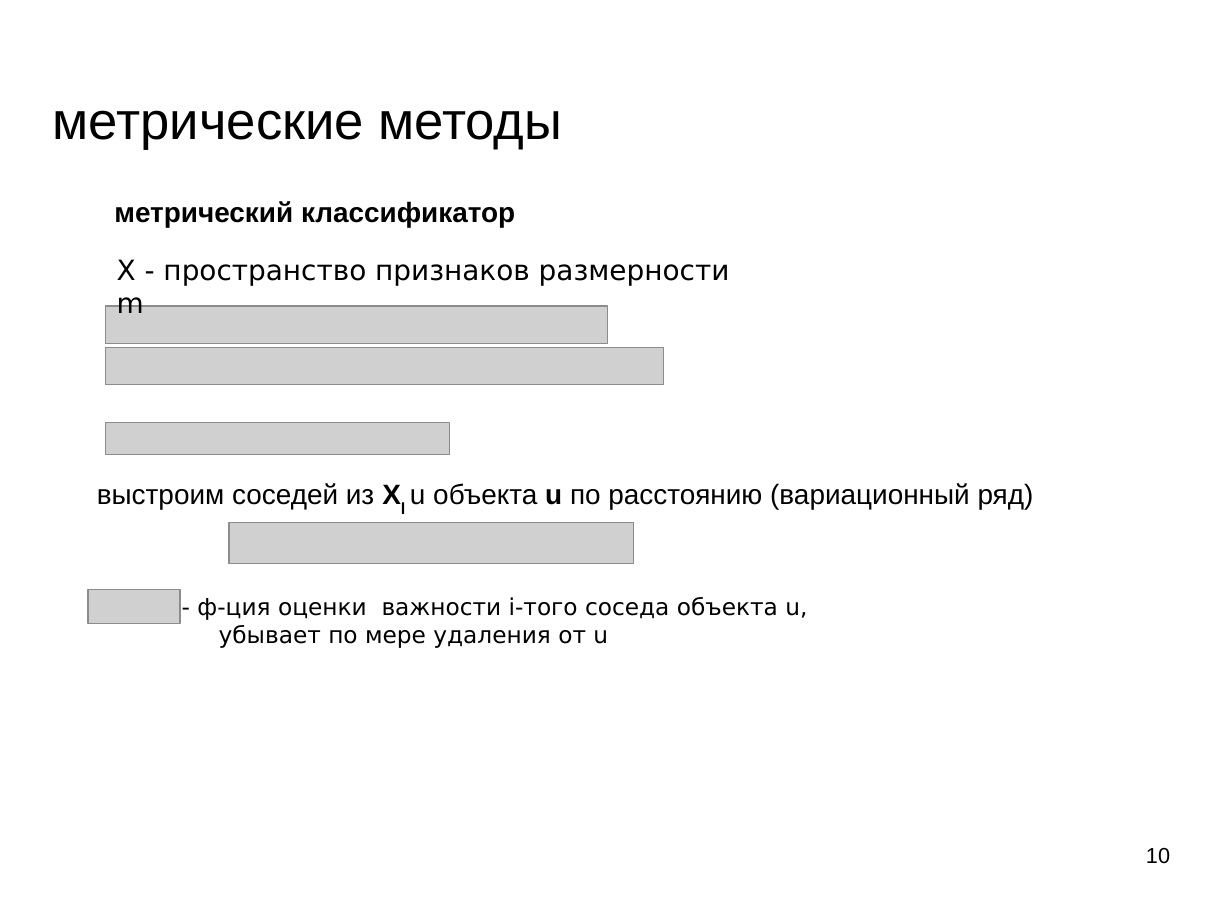
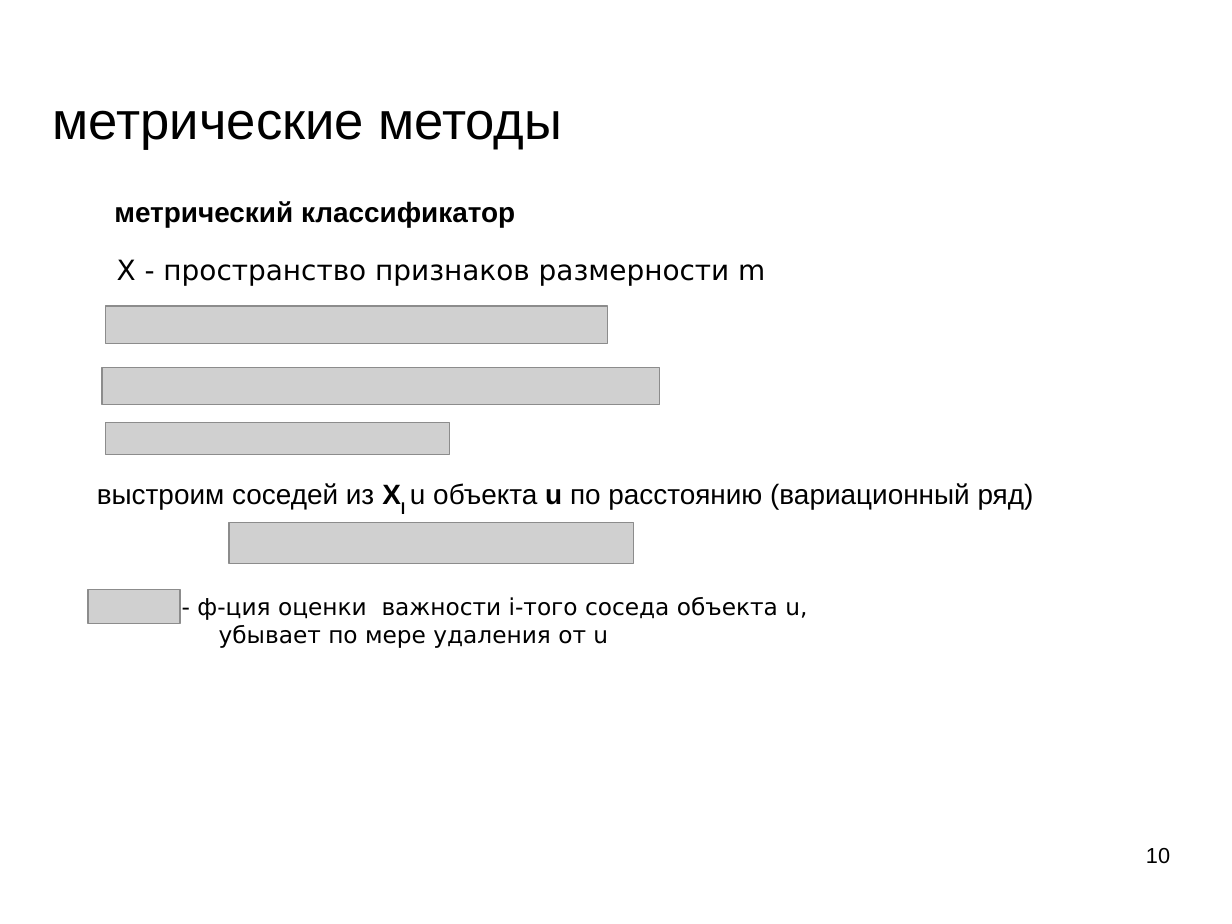
Before and after one commit to mechanoid5/ml_nlp_2026_I, a slide deck: slide 10 of 04-metric-classifier.odp. Drawn at 1232x924 pixels with LibreOffice and Linux fonts; fonts in the diff are those of the drawing; grey boxes stand for pictures; background and template pictures are left out. Boxes give left, top, right and bottom in pixels: in the first picture for what was removed or moved away, otherwise in the second. Text is boxed around its words. In the diff, an @@ line names an element or a change of style, - is before the commit and + after.

```diff
--- a/04-metric-classifier.odp
+++ b/04-metric-classifier.odp
@@ text "X - пространство признаков размерности ..." rewrapped from <box>117,259,730,313</box> to <box>117,259,765,285</box> @@
@@ picture: place and size @@
-picture at <box>106,348,664,385</box>
+picture at <box>102,368,660,405</box>
```
Also in this commit, not shown: 5 other slides changed, 26 other files.
